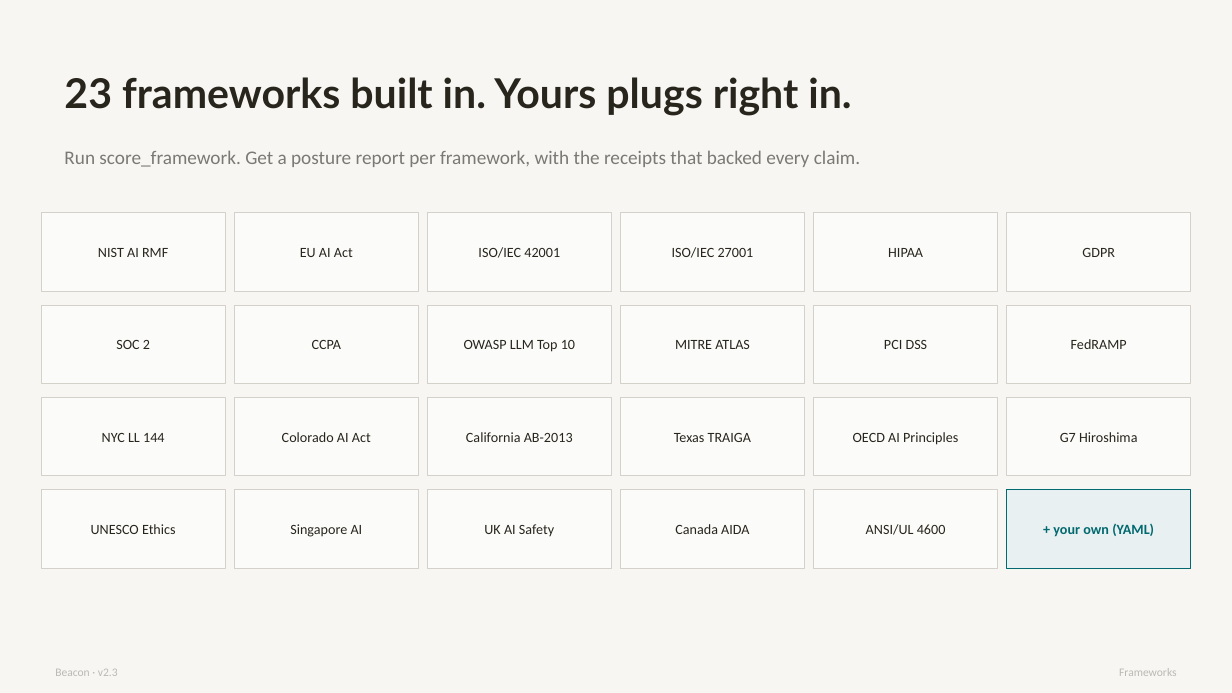
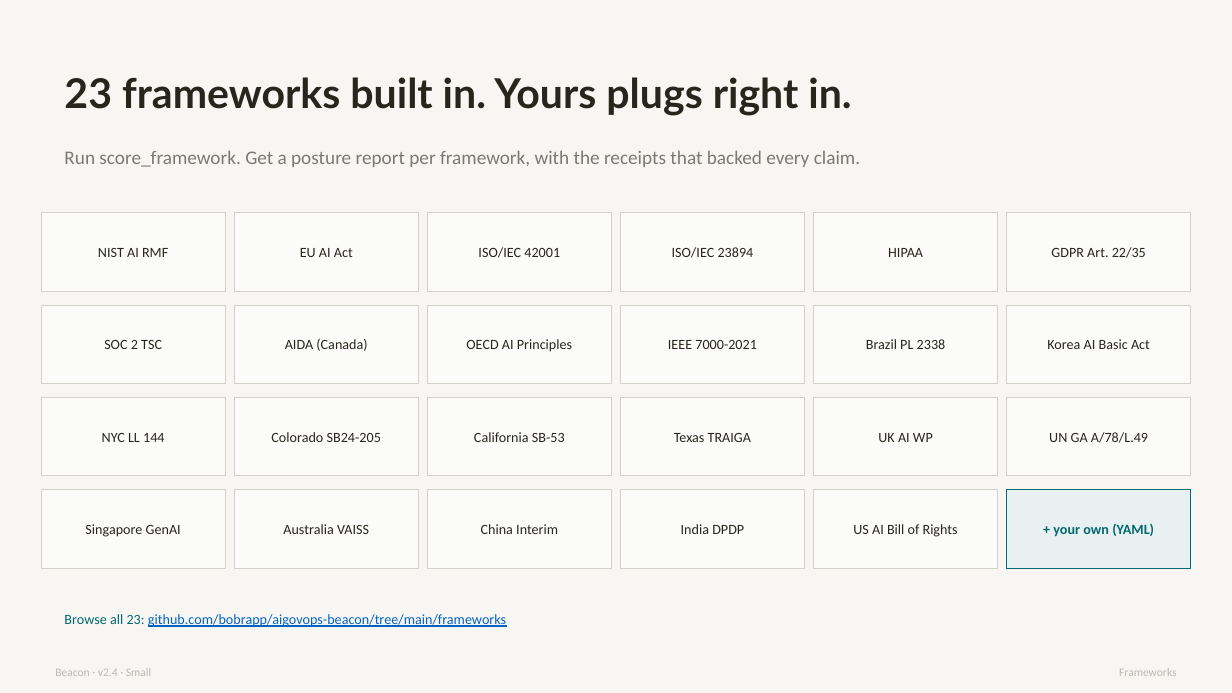
Before and after one commit to aigovops-foundation/aigovops, a slide deck: slide 11 of products/beacon/docs/downloads/AIGovOps_Beacon_Pitch.pptx. Drawn at 1232x693 pixels with LibreOffice and Linux fonts; fonts in the diff are those of the drawing. Boxes give left, top, right and bottom in pixels: in the first picture for what was removed or moved away, otherwise in the second. Text is boxed around its words. In the diff, an @@ line names an element or a change of style, - is before the commit and + after.

Commit message:
Beacon v2.4: BIG/SMALL pitch decks + AIGovOps Foundation Protocol fact-check appendix
- Add aigovops-fact-check.md (canonical, 46 claims across 16 source files)
  - Protocol: VERIFIED / SOURCED / ASPIRATIONAL / UNVERIFIABLE
  - Totals: 18 / 6 / 14 / 8
- Add AIGovOps_Beacon_Pitch_Big.{pptx,pdf} (embeds 30s teaser, 16 MB)
- Add AIGovOps_Beacon_Pitch_Small.{pptx,pdf} (no video, lightweight)
- Update default AIGovOps_Beacon_Pitch.{pptx,pdf} to v2.4 Small build
- docs/index.html: link both deck versions + fact-check appendix
- Fix E-01: docs/data/ai_failures_top100.json line 871
  Moffatt v. Air Canada citation corrected to BC Civil Resolution Tribunal
  (2024 BCCRT 149); supersedes prior BCSC 1490 attribution

```diff
--- a/products/beacon/docs/downloads/AIGovOps_Beacon_Pitch.pptx
+++ b/products/beacon/docs/downloads/AIGovOps_Beacon_Pitch.pptx
@@ text at [672, 247, 754, 258]: text changed @@
-ISO/IEC 27001
+ISO/IEC 23894
@@ text at [1051, 247, 1146, 258]: text changed @@
-GDPR
+GDPR Art. 22/35
@@ text at [104, 340, 162, 349]: text changed @@
-SOC 2
+SOC 2 TSC
@@ text at [285, 339, 367, 351]: text changed @@
-CCPA
+AIDA (Canada)
@@ text at [466, 339, 572, 352]: text changed @@
-OWASP LLM Top 10
+OECD AI Principles
@@ text at [668, 340, 757, 349]: text changed @@
-MITRE ATLAS
+IEEE 7000-2021
@@ text at [866, 339, 946, 349]: text changed @@
-PCI DSS
+Brazil PL 2338
@@ text at [1047, 339, 1150, 349]: text changed @@
-FedRAMP
+Korea AI Basic Act
@@ text at [271, 432, 381, 442]: text changed @@
-Colorado AI Act
+Colorado SB24-205
@@ text at [474, 432, 565, 442]: text changed @@
-California AB-2013
+California SB-53
@@ text at [878, 433, 933, 442]: text changed @@
-OECD AI Principles
+UK AI WP
@@ text at [1049, 432, 1148, 443]: text changed @@
-G7 Hiroshima
+UN GA A/78/L.49
@@ text at [85, 524, 181, 537]: text changed @@
-UNESCO Ethics
+Singapore GenAI
@@ text at [283, 524, 369, 534]: text changed @@
-Singapore AI
+Australia VAISS
@@ text at [481, 524, 558, 534]: text changed @@
-UK AI Safety
+China Interim
@@ text at [681, 524, 744, 534]: text changed @@
-Canada AIDA
+India DPDP
@@ text at [853, 524, 958, 537]: text changed @@
-ANSI/UL 4600
+US AI Bill of Rights
@@ text added at [64, 614, 506, 627], 11 pt, text #0563C1, underline @@
+Browse all 23: github.com/bobrapp/aigovops-beacon/tree/main/frameworks
@@ text at [55, 668, 151, 676]: text changed @@
-Beacon · v2.3
+Beacon · v2.4 · Small
```
Also in this commit, not shown: 12 other slides changed, 14 slides added, 6 other files.
